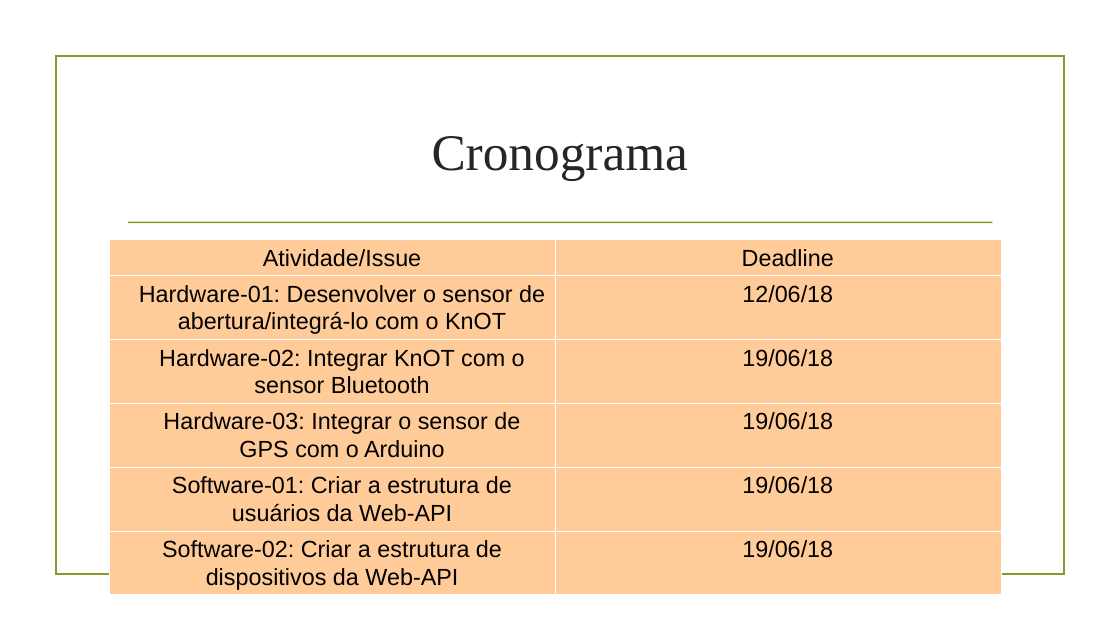
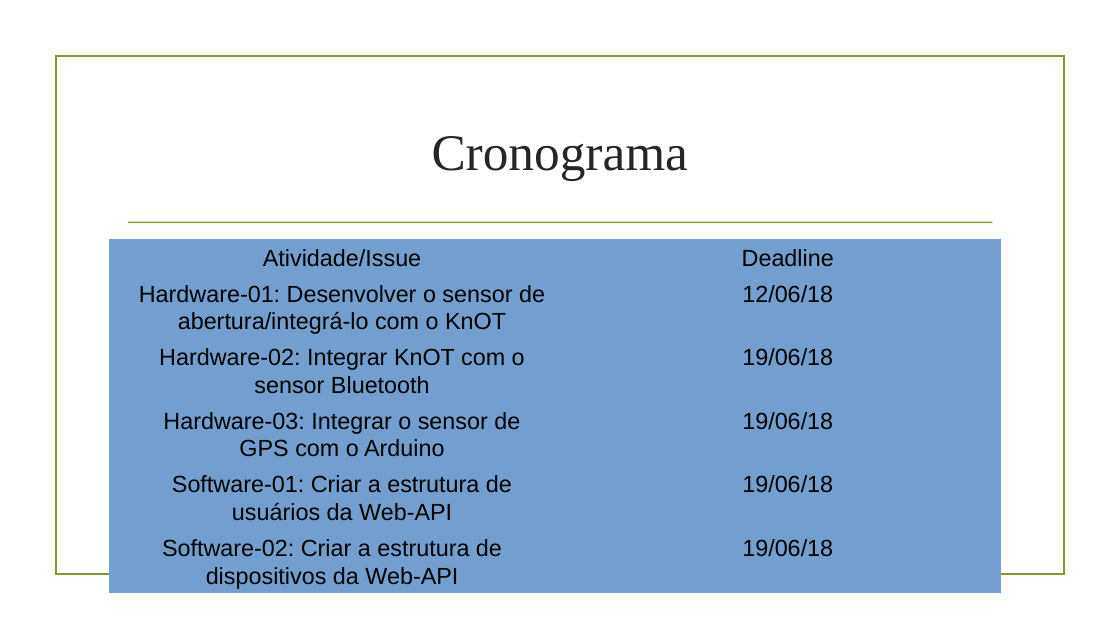
Before and after one commit to EduardoBrito97/SafeNSound, a slide deck: slide 2 of Projeto Teoria/Sprint 2/Sprint 2.odp. Drawn at 1120x630 pixels with LibreOffice and Linux fonts; fonts in the diff are those of the drawing; background and template pictures are left out. Boxes give left, top, right and bottom in pixels: in the first picture for what was removed or moved away, otherwise in the second. Text is boxed around its words. In the diff, an @@ line names an element or a change of style, - is before the commit and + after.

```diff
--- a/Projeto Teoria/Sprint 2/Sprint 2.odp
+++ b/Projeto Teoria/Sprint 2/Sprint 2.odp
@@ table at [109,239,1002,593] @@
@@ fill #FFCC99 to #729FCF in 12 cells @@
@@ borders changed @@
```
Also in this commit, not shown: 2 other slides changed, 2 slides added, 3 other files.
